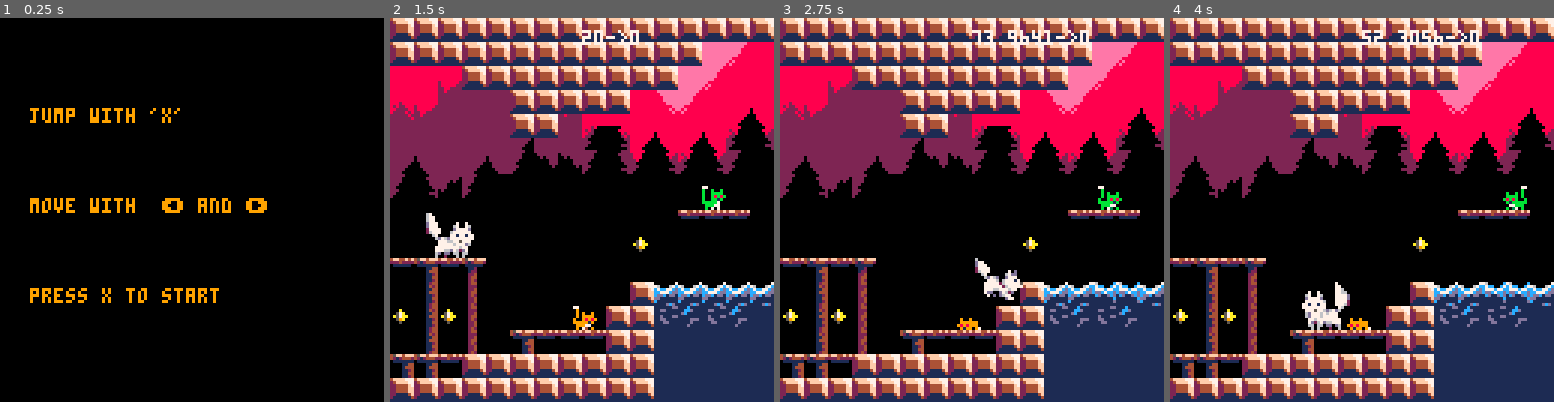
Above: before the commit, frames 1-4 (left to right).
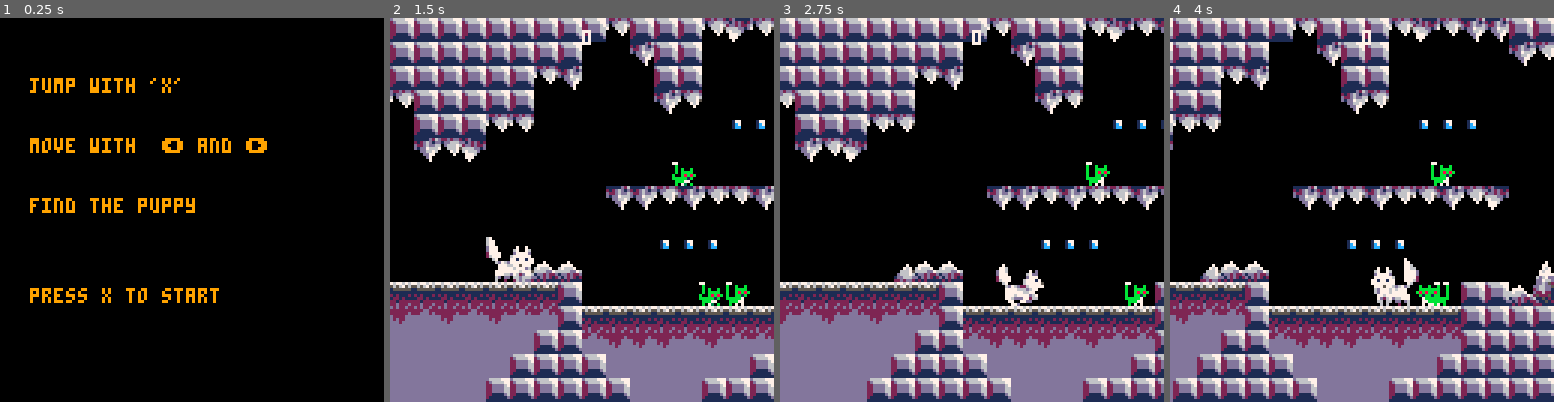
Above: after the commit, the same moments.

Repository: szabadkai/superWolfBrothers
Game: PICO-8 cartridge roka.p8
Same seed, same stepped clock (60 frames per second), same inputs: the game is played once before the commit and once after it.
Inputs:
- Up to frame 1 (0.25 s): no input
- Up to frame 2 (1.5 s): tap X (X key) at 0.33, 1.07 s; tap O (Z key) at 0.7 s
- Up to frame 3 (2.75 s): hold Right 1.6-2.1 s; tap O (Z key) at 1.7, 2.1, 2.5 s; tap X (X key) at 1.85 s; hold Up 2.15-2.42 s; hold Right from 2.47 s (still down)
- Up to frame 4 (4 s): tap O (Z key) at 2.9, 3.3, 3.7 s; tap X (X key) at 2.97 s; release Right at 3.03 s; hold Left 3.08-3.58 s; hold Down 3.63-3.97 s

The runs differ from the first frame. In frame 1, 3.2% of the frame differs, in the area x 7-70%, y 15-51%; in frame 2, 63%; in frame 3, 67%, in the area x 0-100%, y 0-100%; in frame 4, 64%.

Commit message:
Adds new level, temporarily removed paralax scrolling.

Diff:
--- a/roka.p8
+++ b/roka.p8
@@ -675,12 +675,12 @@
 		draw=function(self)
 			if self.x<8 then
 				self.x = 8
-			elseif self.x>1016 then
-				self.x=1016
-			end
-			if self.y>128 then
-				dead=true
-			elseif self.y<-5 then
+			elseif self.x>2032 then
+				self.x=2032
+			end
+			-- if self.y>128 then
+			-- 	dead=true
+			if self.y<-5 then
 				self.y=-5
 			end
 			local a=self.anims[self.curanim]
@@ -713,7 +713,7 @@
 		--min and max positions of camera.
 		--the edges of the level.
 		pos_min=m_vec(64,64),
-		pos_max=m_vec(960,64),
+		pos_max=m_vec(980,128+64),
 
 		shake_remaining=0,
 		shake_force=0,
@@ -789,7 +789,7 @@
 	ticks=0
 	enemies = {}
 
-	p1=m_player(20,40)
+	p1=m_player(40,200)
 
 
 	p1:set_anim("walk")
@@ -861,8 +861,9 @@
 function _draw()
 	if startscreen then
 		cls(0)
-		print("jump with 'x'", 10, 30, 9)
-		print("move with  ⬅️ and ➡️", 10, 60, 9)
+		print("jump with 'x'", 10, 20, 9)
+		print("move with  ⬅️ and ➡️", 10, 40, 9)
+		print("find the puppy", 10, 60, 9)
 		print("press x to start", 10, 90, 9)
 
 		if btn(5) then
@@ -881,21 +882,22 @@
 		--clear the screen with black
 		cls(0)
 		--set the sky color: pink
-		rectfill(0,0, 128, 60, 14)
-		--draw mountains bg
-		juggle(24,16,0, 6,progress*.1)
-		-- --draw midleground
-		juggle(0,22, 10,7,progress*.2)
-		--draw trees
-		palt(15, true)
-		palt(0, false)
-		juggle(0,16, 20, 6,progress*.5)
-		palt(15, false)
-		palt(0, true)
+		-- rectfill(0,0, 128, 60, 14)
+		-- --draw mountains bg
+		-- juggle(24,16,0, 6,progress*.1)
+		-- -- --draw midleground
+		-- juggle(0,22, 10,7,progress*.2)
+		-- --draw trees
+		-- palt(15, true)
+		-- palt(0, false)
+		-- juggle(0,16, 20, 6,progress*.5)
+		-- palt(15, false)
+		-- palt(0, true)
 
 		-- draw the level
 		camera(cam:cam_pos())
-		map(0,0,0,0,128,128)
+		map(0,0,0,0,128,16)
+		map(0,16,0,16*8,128,16)
 
 		p1:draw()
 		for k,e in pairs(enemies ) do
@@ -907,7 +909,7 @@
 		--hud
 		camera(0,0)
 
-		print(p1.x.."->"..cam:cam_pos() ,64,4,7,0,0)
+		print(p1.coins ,64,4,7,0,0)
 	end
 end
 
@@ -1024,87 +1026,90 @@
 
 
 __gff__
-0000000000808080808080002020202000000000008080808080800000440020000000000000000000000000000000200000000000000000000000000000002000010101010101010000000404010000010101010101010100000000000100000000020202020000000002000000000000000000000000000002020000000100
+0000000000808080808080202020000000000000008080808080802020440000000000000000000000000000000000000000000000000000000000000000000000010101010001010000000404010000010101010101010000000000000100000000020202020000000002000202020000000000000000000002020000000100
 0000000000000000000000000000000000000000000000000000000000000000000000000000000000000000000000000000000000000000000000000000000000000000000000000000000000000000000000000000000000000000000000000000000000000000000000000000000000000000000000000000000000000000
 __map__
-505050505050505050505050505050505050500000000000000000000000000000000000000070607261607100000d0000000000000000000000000000000000000000000000000000000000000000000000000000000000000000000000000000000000000050504d0000000000000000000000000000000000000000000000
-50505050505050505050505050cacacbcbcb00cb00cbcbcbcbcbcbcbcbcbcb0000000000000072606160617200000000000000000000000000000000000000000000000000000000000000000000000000000000000000000000000000000000000000000f0050504d0000000000000000000000000000000000000000000000
-00000050505050505050505000cacacbcbcb00cbcbcbcbcbcbcbcbcbcbcbcb000000000000006072607260610000000000000000000005000000000000000000000000000000000000000000000000000000000000000000000000706060710000000000000050504d00000d6f0d000d000d00000000000000000c0c0f0c0c00
-00cbcb0000505050505000cbcacacacbcbcb00cb00cbcbcb70617271cbcbcb000000006a797961606160617279796563646366006765656463660000000000000000000000000000000000000000000000000000000000000000007460727300000e0e00796450504d001d007f00000500000000000000000000000000000000
-cbcbcbcb0050500000000000cbcbcbcb000000cbcbcbcb7b61726061cbcbcb00000000690000726072617260000000000000000000000000000000000d00000d000000000000000000000000000000000000000000000000000000707260710000000000000050504d5d5d5d5d5d5d5d5d5d7e00000000000000000018000000
-cbcbcbcfcf0000000000cbcb00cbcbcbcb0050cf0000007b6160726100cbcb000000006900007472616061730000000000000000000000000000000000000500000000000000000000000000000000000000000000000000000000746072730000000005000050504d6d6e6e6d6d6e6c6e6e6c000000000000005d5d5d5d5d5d
-0000cbcf00cbcbcb00000000cecbcbcbcb0050cf0000007b7472617300cbcb000500006900000000595a0000000000000000000000000000006762657979796562000000000000000000000000000000000000000000000000000070726071006a657979796350504d00000000000000000000000000000000006e6d6d6e6d6c
-cbcbcbcb00cb00cbcb0000cb001800cb680050000000000000495a000000007979797979000000797a5a0000000000000000000000000000000000000000000000000000000000000000000000000000000000000000000000000074747373006900000000005050000000000000000000000000000000000000000000000000
-00000000000000cb0000cb00797979cb000050000000000000595a00000000000000000000000000595a0000000000000000000000000000000000000000000000000000000000000000000000000000000000000000007071000000495a00006900000000006264000000000000000000000000000000000000000000000000
-00000000007b00001c000c00ce0000cb000050787600750000595a00000000000000000000000000495a0000000000000000000000000000000000000000000000656362647965640000000000000000706171000000007473000000595a00006900000000000000000000000000000000006f00000000006f00000000000000
-797a796a0000000000cbcbcecb00cbcb000050434753475400494a76000000000005000000000005595a0000000000000000000000000000000000000000000000000000000000000000000000000e00747273000e0000495a000000495a0005690000000000000000000000000000007c7d7f7d00187c7d7f7c000000000000
-cb59cb690000000000cb504b4b4b4b4b4b50505152555551474747540000007979797979797979797a5a000000000000000000000000000000000000000000000000000000000000000000000000000000690000000000494a000000595a6a796579796a796550504d4d4d4d5d5d5d5d5d5d5d5d5d5d5d5d4d4d4d4d4d4d4d4d
-0c590c69cb0500000050505b5c5b5c6b5b5050524546464645465544000000000e000e000e000e00595a0000000000000000000000000000000000000000000000000000000000006765656600007577786900080076425343570000594a6900000000690000505050504d4d4d4e5e4e5e4e5e4e4e5e4e4e4d4d4d4d4d4d4d4d
-00595869cb7a79797950506b6b6b6b6b6b5050464546414141414144000000000000000000000000595a79796a0000000000000000000000000000000000000000000000000000000000000042435343474347534353515545525700595a69000e000e690078505050504d504d4d4f4f4f4f4f4f4f4f4f4d4d4d4d4d4d4d4d4d
-7a7a7950505050505050506b6b6b6b6b6b5050464141414141415544001500777875707100000000494a0000690000780000000000000000000000000000000000000000000000000000000056525152455546524146555246514557494a69000800006978505050505050504d4d4d4f4f4f4f4f4f4f4d4d4d4d4d4d4d4d4d4d
-50505050505050505050506b6b6b6b6b6b505041414141414141515243474343475343434753434753434353474343534b4b4b4b4b4b4b4b4b4b4b4b4b4b4b4b4b4b4b4b4b4b4b4b4b4b4b4b56414641414141414141464641414155434343435400006942435050505050504d4d4d4d4f4f4f4f4f4d4d4d4d4d4d4d4d4d4d4d
-b1b1b1b1b1b1b1b1b1b1b1b1b1b1b1b1b1b1b1b1b1b1b1b1a0a0a0a0a0a0a0a09400000000000093a0a0a0a0a0a0a0a0a200000000000000000000000000000000000000000000000000000000000000000000000000000000000000000000000000006900000000000000000000000000000000000000000000000000000000
-b1b1b1b1b1b1b1b1b1b1b1b1b1b18182b1b1b1b1b1b1b1b1a0a0a0a0a0a0a0a0a0940000000093a0a0a0a0a0a0a0a0a00000000000000000000000000000000000000000000000000000000000000000000000000000000000000000000000000000000000000000000000000000000000000000000000000000000000000000
-b1b1b1b1b181b1b1919281828182919282b1b1b1b1b1b1b1a0a0a0a0a0a0a0a0a0a094000093a0a0a0a0a0a0a0a0a0a00000000000000000000000000000000000000000000000000000000000000000000000000000000000000000000000000000000000000000000000000000000000000000000000000000000000000000
-8182b1818291a1a191929192919291b292918281a282b1b1a0a0a0a0a0a0a0a0a0a0a09493a0a0a0a0a0a0a0a0a0a0a00000000000000000000000000000000000000000000000000000000000000000000000000000000000000000000000000000000000000000000000000000000000000000000000000000000000000000
-9192a291303030303030303030b2303030309291309281a1a0a0a0a0a0a0a0a0a0a0a0a0a0a0a0a0a0a0a0a0a0a0a0a00000000000000000000000000000000000000000000000000000000000000000000000000000000000000000000000000000000000000000000000000000000000000000000000000000000000000000
-b2b2b2b2b2b2b2b2b2b2b2b2b2b2b2b2b2b2b2b2b2b2b2b2a0a0a0a0a0a0a0a0a0a0a0a0a0a0a0a0a0a0a0a0a0a0a0a00000000000000000000000000000000000000000000000000000000000000000000000000000000000000000000000000000000000000000000000000000000000000000000000000000000000000000
-0000008483303030303030303030300000b4b4b4848380b3a0a0a0a0a0a0a0a0a0a0a0a0a0a0a0a0a0a0a0a0a0a0a0a00000000000000000000000000000000000000000000000000000000000000000000000000000000000000000000000000000000000000000000000000000000000000000000000000000000000000000
-000080b0b0808430303030303030300000b48383b0b0b08400000000b3000000000000b3b3b3b3b3b3b3b3b3b3b3b3b3b300000000000000000000000000000000000000000000000000000000000000000000000000000000000000000000000000000000000000000000000000000000000000000000000000000000000000
-8480b0b0b0b0b08000000000000000008480b0b0b0b0b0b0000000000000000000000000000000000000000000000000b300000000000000000000000000000000000000000000000000000000000000000000000000000000000000000000000000000000000000000000000000000000000000000000000000000000000000
-b0b0b0b0b0b0b0b08483000000008380b0b0b0b0b0b0b0b00000000000000000000000000000000000000000000000000000000000000000000000000000000000000000000000000000000000000000000000000000000000000000000000000000000000000000000000000000000000000000000000000000000000000000
-b0b0b0b0b0b0b0b0b0b080808380b0b0b0b0b0b0b0b0b0b00000000000000000000000000000000000000000000000000000000000000000000000000000000000000000000000000000000000000000000000000000000000000000000000000000000000000000000000000000000000000000000000000000000000000000
-b0b0b0b0b0b0b0b0b0b0b0b0b0b0b0b0b0b0b0b0b0b0b0b00000000000000000000000000000000000000000000000000000000000000000000000000000000000000000000000000000000000000000000000000000000000000000000000000000000000000000000000000000000000000000000000000000000000000000
-b0b0b0b0b0b0b0b0b0b0b0b0b0b0b0b0b0b0b0b0b0b0b0b00000000000000000000000000000000000000000000000000000000000000000000000000000000000000000000000000000000000000000000000000000000000000000000000000000000000000000000000000000000000000000000000000000000000000000
-…(52 lines of a section not shown)…
+5050505050505050505050504d4d4d4d4d4d4d4d00000000000000000000000000000000000070607261607100000000000000000000001b0000000000000000000000000000000000000000000000000000000000000000000000000000000000000000005050504d0000000000000000000000000000000000000000000000
+4d4d4d4d5050505050504d4d4d6c6d6e6e6c4d4d00cbcbcbcbcbcbcbcbcbcb00000000000d0072606160617200000000000000000000000000000000000000000000000000000000000000000000000000000000000000000000000000000000000000000f5050504d0000000000000000000000000000000000000000000000
+6d6e6c4d4d50504d4d4d4d4d00cacacbcbcb4d4dcbcbcbcbcbcbcbcbcbcbcb000000000000006072607260610000000000000000000000000000000000000000000000000000000000000000000000000000000000000000000000706060710000000000000050504d0000006f0000000000000000000000000000000f0b0b00
+0000006e4d4d6d6c6e6d6c6ecacacacbcbcb6d4d00cbcbcb70617271cbcbcb000000006a6565616061606172000000000000000067656564636600000000001b0000000000000000000000000000000000000000000000000000007460727300000e0e0b0b0b50504d001d007f7d001800000000000000000000000000000000
+000000006c4d000000000000cbcbcbcb0000006ccbcbcb7b61726061cbcbcb000000006900007260726172600000000000000000000000000000000000000000000000000000000000000000000000000000000000000000000000707260710000000000000050504d5d5d5d5d5d5d5d5d5d7e00000000000000000018000000
+cbcbcbcfcf6d00000000cbcb00cb0bcbcb0000cf0000007b6160726100cbcb000500006900007472616061730000000000000000000000000000000000000500000000000000000000000000000000000000000000000000000000746072730000000005000050504d6d6e6e6d6d6e6c6e6e6c000000000000005d5d5d5d5d5d
+0000cbcf00cbcbcb00000000cecbcbcbcb0000000000007b7472617300cbcb797979797979000000595a0000000000050000000000000000006762657979796562000000000000000000000000000000000000000000000000000070726071006a657979796350506e00000000000000000000000000000000006e6d6d6e6d6c
+cbcbcbcb00cb00cbcb0000cb001800cb680000000000000000495a00000000000000000000000000595a0063657964647979796566000000000000000000000000000000000000000000000000000000000000000000000000000074747373006900000000005050000000000000000000000000000000000000000000000000
+00000000000000cb0000cb006e6c6d6e00004d4d0000000000595a00000000000000000000000000595a0000000000000000000000000000000000000000000000000000000000000000000000000000000000000000007071000000495a000069000b0b0b006264000000000000000000000000000000000000000000000000
+00000000007b000000000000ce0000cb00004d4d0000000000595a000000000000000000000f0000495a0000000000000000000000000000000000000000000000656362647965640000000000000000706171000000007473000000595a000069000000000000000000006f0000000000006f00000000006f00000000000000
+5d5d5d5d7e00000000cbcbcecb00cbcb00004d504753475400494a76000000000500000000000000595a0000000000000000000000000000000000000000000000000000000000000000000000000e00747273001b0000495a000000495a0005690000000000000000004d7f7d0000007c7d7f7d00187c7d7f7c000000000000
+6d6c6d6d6c00000b007c4d4b4b4b4b4b4b4d4d5041415551474747540000007979797979797979797a5a000000000000000000000000000000000000706171000000000000000000657965630000000000690000000000494a000000595a6a796579796a796550504d4d4d4d5d5d5d5d5d5d5d5d5d5d5d5d4d4d4d4d4d4d4d4d
+00000000cb18007c6f4d4d5b5c5b5c6b5b4d4d505041414645465544000000000000000000000000595a79656a000000000000000000000000000d006160610000000000000000000000000000007577786900150076425343540000594a6900001b00690000505050504d4d4d4e5e4e5e4e5e4e4e5e4e4e4d4d4d4d4d4d4d4d
+5d5d5d5d5d5d5d5d5d4d4d4d6b6b6b6b4d4d4d505041504141414144000000000000000000000000595a1b1b690000000000000000000000000000007472730000000000000000000000000042435343474347534353515546445700595a69001b001b690078505050504d504d4d4f4f4f4f4f4f4f4f4f4d4d4d4d4d4d4d4d4d
+5e5e4e4e4e4e4d4d4d4d4d4d4d4d4d4d4d4d50505050505041415544001500777875707100000000494a0000690000780000000000000000000000000069750000000000000000000000000056525152455546524146555246515354494a69001500006978505050505050504d4d4d4f4f4f4f4f4f4f4d4d4d4d4d4d4d4d4d4d
+4d4d4d4d4d4d4d4d4d4d4d4d4d4d4d4d4d4d5050505050505041515243474343475343434753434753434353474343534b4b4b4b4b4b4b4b4b424353474743544b4b4b4b4b4b4b4b4b4b4b4b56414641414141414141464641414155434343434343434343435050505050504d4d4d4d4f4f4f4f4f4d4d4d4d4d4d4d4d4d4d4d
+4d4d4d4d4d4d4d4d4d6d4d4d4d6d6e6d6c6c4d4d4d4d4d4d4d4d4d4d4d4d4d4d4d4d4d4d4d4d4d4d4d4d4d4d4d4d4d4d4d4d4d4d4d4d4d4d4d4d4d4d4d4d4d4d4d505050505050505050505050000000000000000000000000000000000000000000000000000000000000000000000000000000000000000000000000000000
+4d4d4d4d4d4d4d4d00006c4d4d00000000006c6d6d6c6e6d6d6c4d4d4d4d4d4d4d4d4d4d6d6e6c6c6d4d4d4d4d4d4d4d4d4d4d4d4d4d4d4d4d4d4d4d4d4d4d6c4d4d50505050505050500000000000000000000000001b000000000000000000000000000000000000000000000000000000001b000000000000000000000000
+4d4d4d4d4d4d6d6c0000004d4d000000000000000000000000006c6d6c4d4d4d4d4d4d6e00000000006c4d4d4d6e6d6e6d6c6d6e4d4d4d4d6d6e6d6e6d6c6e00004d50505050500000000000000000000000000000000000000000000000000000000d0070727271000000000000000000000000000000000000000000000000
+6d4d4d4d4d4d00000000006c6d0000b2000000000000000000000000006c6d4d4d6e00000000000000004d4d4d000000000000004d4d6c6d0000000000000000000050505050000000001b0000000000000000050000000000000000000000000000000061616160000000000000007061617100000000000005000000000000
+004d4d4d6d6d30300030300000b20b0b0b3000003000000000000000000000000000000b0b00000000004d4d4d0000001b0000006c6d000000000000000000000000000000000000000000000000000000797979797979796a797900000000007979797972617261000000000000006160726179790000797979797979000000
+b26c6d6eb2b2b2b2b2b2b2b2b2b2b2b2b2b2b2b2b26d6c6e6d6c6e0000000000000000000000000000006c6d6e0000000000000000000000000000000000000000000000000000000500000000000000000000000000000069000000000000000000000060726172000000000000006172616000000000000000000000000000
+0000000000003030000018003030300000b4b4b400000000000000000000000000000000000000000000000000000000000000000000000000000000000000000000000000006a79797979796a000000000000000000000069000000000000000000000061726160000000000000007461727300000000000000000000000000
+0000000000000000006c6c6d6c6d6d6c6d6e00000000000000000000b30000000000004d4d00b3b3b3b3b3b3b3b3b3b318000000000000000000000000000000000000000000690000000000690000000000000000000000690000000000000070607100746160730000000005000000495a0070607100000000000000001d00
+000000000000000000000000000000000000000000000000000000000000000000004d4d4d4d00000000000000005d5d5d5d5d000000000000000000007c7d7c00000000000069000000000069000000000000000000000069777800000000006161600000594a00000000796a797900595a0060616100000000000079797979
+00000000000000000000000b0b0b0000000000000000000d000000000000000000004d4d4d4d00000000000000006e6d6d6c6e000000000000006f7d7c4d4d4d4d4d51464652690000007500796a7979790000000000004247475347540000007460731b00595a007061710069000000594a0074607300000000000000000000
+00000000007c7d7d00000000000000000000006f00000000000000000000000000006c4d4d6e00000000000000000000000000000000000000007f4d4d4d4d4d4d4d5052464646464655514646690000000000000000005655464545457071000069000000495a007472730069000000595a0000690000000000000000000000
+5d5d5d5d5d5d5d4d00001800000018004d4d7d7f4d0000000000004d4d4d000000000000000000000000000000000b00000b000000000000006f4d4d4d4d4d4d50505050504551465246454545690000150000000015005246460000007473760069150000595a000069000069000000495a7578690000000000000000000000
+4e5e4e5e4e5e5e4d5d5d5d5d5d5d5d5d4d4d4d4d4d4b4b4b4b4b4b4d4d4d000000000000000000000b0000000000000000000000001800004d4d4d4d4d4d4d5050505050504545520000004545690046464141414141465146460000454547435343434754494a001569001b6900754243434343544b4b4b4b4b4b4b4b4b4b4b
+4f4f4f4f4f4f4d4d5e4e4e4e5e4e5e5e4d4d4d4d4d4d5c5b5c5c4d4d4d4d4d000b00006f001800000000004d4d5d5d5d5d5d5d5d5d5d5d5d4d4d4d4d4d4d505050505050505051451b1b1b0000694646465255514141414500000000454646524545454141474753434753435343474646464646466b6b6b5c6b6b5b5c5b5b5c
+4f4f4f4f4f4d4d4d4d4f4f4f4f4f4f4d4d4d4d4d4d4d4d4d4d4d4d4d4d4d4d7d7c7d7c7f4d4d4d5d5d5d5d4d4d4d4e5e5e4e5e5e4e4e5e4d4d4d4d4d4d4d4d4d5050505050505050454545454555465145454652464141451b1b1b00464645524545414141414651465255464651464646464646466b6b6b6b6b6b6b6b5c5b6b
+4f4f4f4f4d4d4d4d4d4d4f4f4f4d4d4d4d4d4d4d4d4d4d4d4d4d4d4d4d4d4d4d4d4d4d4d4d4d4d4d4e5e4e4d4d4d4d4f4f4f4f4f4f4f4d4d4d4d4d4d4d4d4d4d50505050505050505051524646524545524545454545454141414141414141464541414141414141414141414141414141414141416b6b6b6b6b6b6b6b6b6b6b
+…(52 lines of a section not shown)…
--- /dev/null
+++ b/rokazene.p8
@@ -0,0 +1,55 @@
+pico-8 cartridge // http://www.pico-8.com
+version 16
+__lua__
+save second
+…(51 lines of a section not shown)…
Not shown, changed: 33 lines of the sprite sheet (__gfx__) section of roka.p8
Not shown, changed: the music (__music__) section of rokazene.p8
Not shown, changed: the sound effects (__sfx__) section of rokazene.p8
Not shown, removed: roka.html
Not shown, removed: roka.js
